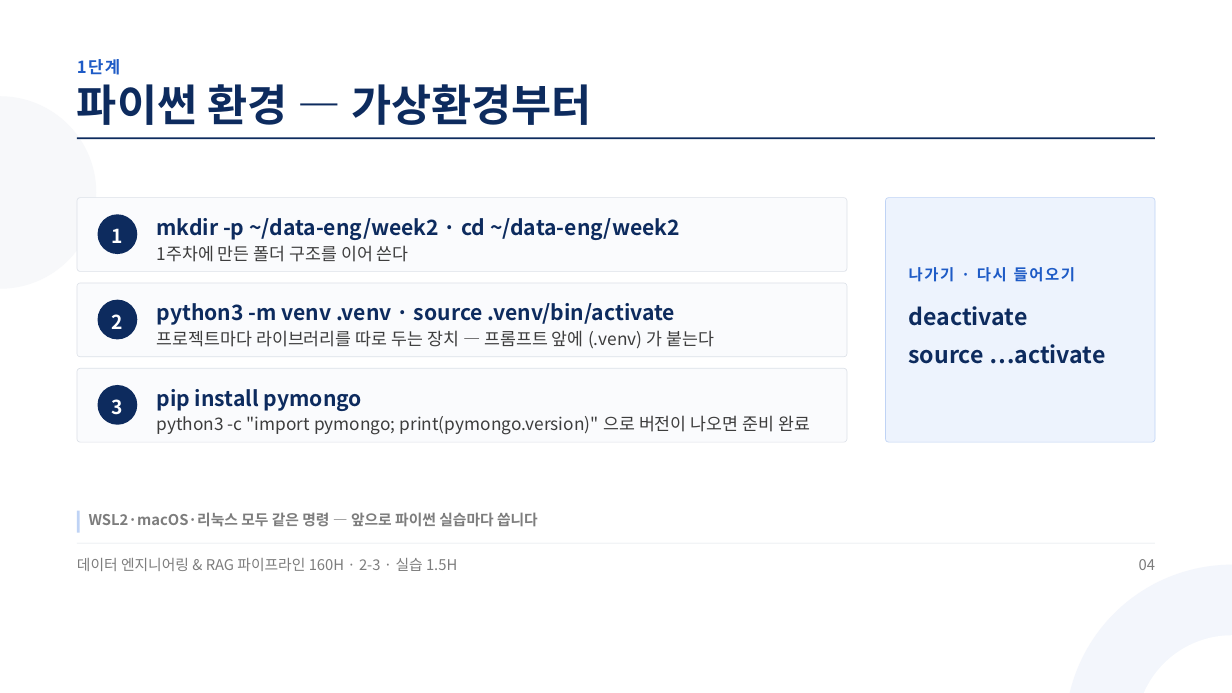
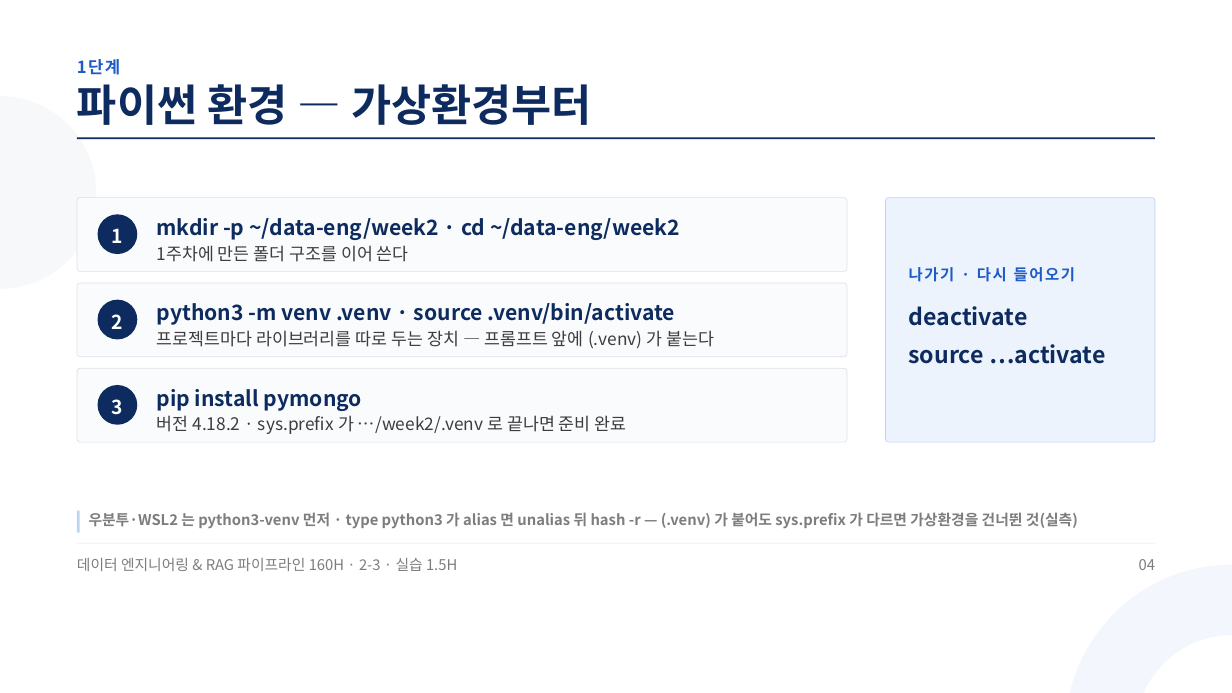
Before and after one commit to aebonlee/materials, a slide deck: slide 4 of data-eng/decks/w2d3s3.pptx. Drawn at 1232x693 pixels with LibreOffice and Linux fonts; fonts in the diff are those of the drawing. Boxes give left, top, right and bottom in pixels: in the first picture for what was removed or moved away, otherwise in the second. Text is boxed around its words. In the diff, an @@ line names an element or a change of style, - is before the commit and + after.

```diff
--- a/data-eng/decks/w2d3s3.pptx
+++ b/data-eng/decks/w2d3s3.pptx
@@ text at [157, 415, 627, 434]: text changed @@
-python3 -c "import pymongo; print(pymongo.version)" 으로 버전이 나오면 준비 완료
+버전 4.18.2 · sys.prefix 가 …/week2/.venv 로 끝나면 준비 완료
@@ text at [89, 512, 1078, 528]: text changed @@
-WSL2·macOS·리눅스 모두 같은 명령 — 앞으로 파이썬 실습마다 씁니다
+우분투·WSL2 는 python3-venv 먼저 · type python3 가 alias 면 unalias 뒤 hash -r — (.venv) 가 붙어도 sys.prefix 가 다르면 가상환경을 건너뛴 것(실측)
```
Also in this commit, not shown: 6 other slides changed, 9 other files.
